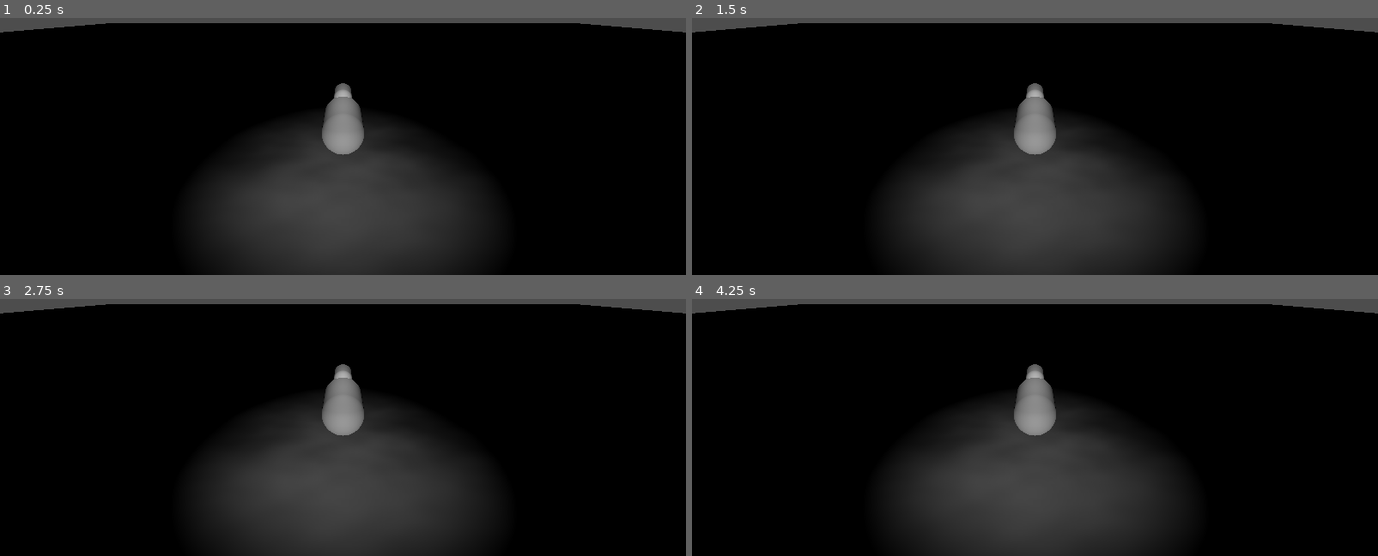
Above: before the commit, frames 1-4 (two rows, left to right).
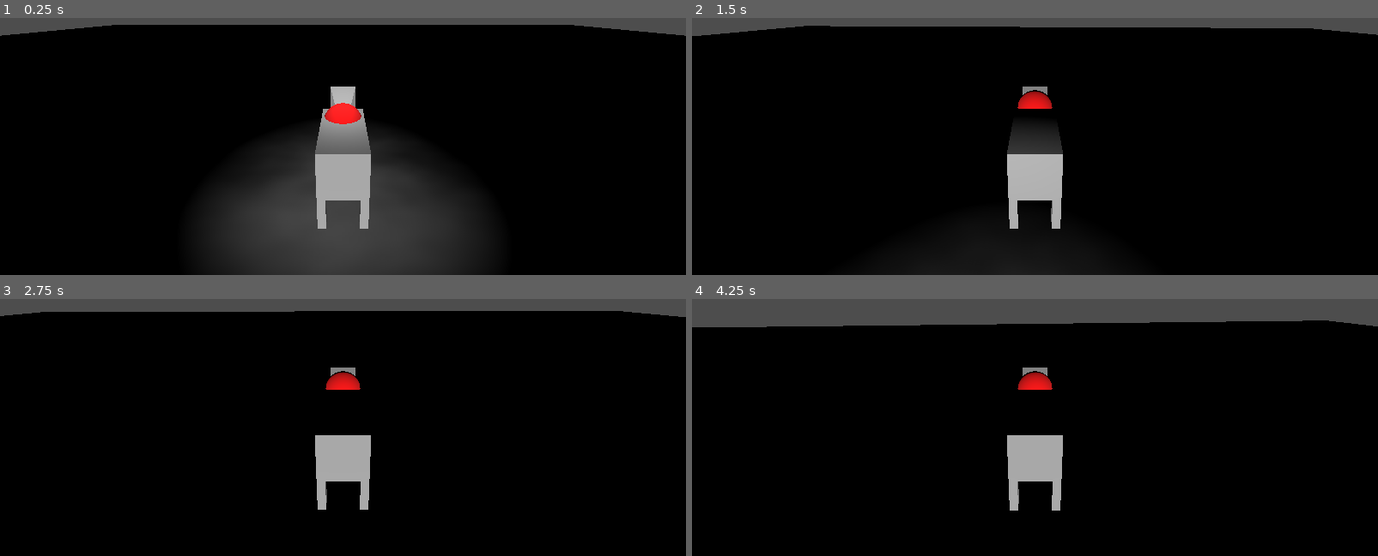
Above: after the commit, the same moments.

Repository: BillyJoelsNightmareExplosion/rogue-rac
Game: Godot game, scene res://main.tscn
Two runs of this game, one before a commit and one after it. Both use one fixed random seed, a clock stepped at 60 frames per second and the inputs below.
Inputs (mouse positions are in pixels of both pictures, inside the frame that each line leads up to):
- Up to frame 1 (0.25 s): no input
- Up to frame 2 (1.5 s): tap Enter (ui_accept) at 0.5, 0.77 s; move the mouse to (1069, 82) at 0.52 s; press the mouse at (1069, 82) at 0.53 s; hold Up (ui_up) from 0.53 s (still down); tap Shift (sprint) at 0.8, 1.35 s; move the mouse to (1000, 84) at 1.27 s; release the mouse at (1000, 84) at 1.28 s
- Up to frame 3 (2.75 s): keep holding Up (ui_up); tap Enter (ui_accept) at 1.52 s; click (308, 365) at 1.55 s; move the mouse to (356, 358) at 2.02 s; press the mouse at (356, 358) at 2.03 s; tap Shift (sprint) at 2.3 s
- Up to frame 4 (4.25 s): keep holding Up (ui_up); tap Enter (ui_accept) at 2.75, 3.02, 3.77 s; move the mouse to (1028, 370) at 2.77 s; release the mouse at (1028, 370) at 2.78 s; tap Shift (sprint) at 2.85, 3.8 s; click (1028, 370) at 3.05 s; move the mouse to (1083, 368) at 3.52 s; press the mouse at (1083, 368) at 3.53 s

The runs differ from the first frame. In frame 1, 3.7% of the frame differs, in the area x 0-100%, y 2-82%; in frame 2, 19%; in frame 3, 22%; in frame 4, 27%, in the area x 0-100%, y 2-100%.
Error before the commit: Parse Error: Used tab character for indentation instead of space as used before in the file. (res://player/player.gd:44)

Commit message:
adds test player model for debug, wip char script

Diff:
--- a/player/player.gd
+++ b/player/player.gd
@@ -16,25 +16,27 @@
 var gravity = ProjectSettings.get_setting("physics/3d/default_gravity")
 
 enum MoveStates {
-    WALK,
-    SPRINT,
-    COMBAT
+	WALK,
+	SPRINT,
+	COMBAT
 }
 
 var move_state = MoveStates.WALK
 var speed = WALK_SPEED
 var erosion_momentum = 0.9
 
+var look_pos_last = Vector3(0,0,-1)
 
 func _input(event):
-    if event.is_action_pressed("attack"):
-        move_state = MoveStates.COMBAT
-    elif event.is_action_pressed("sprint"):
-        move_state = MoveStates.SPRINT
+	if event.is_action_pressed("attack"):
+		move_state = MoveStates.COMBAT
+		print("attack")
+	elif event.is_action_pressed("sprint"):
+		move_state = MoveStates.SPRINT
 
-    #get mouse input for camera rotation
-    if event is InputEventMouseMotion:
-        rotate_y(deg_to_rad(-event.relative.x * LOOK_SENSITVITY  * 0.5))
+	#get mouse input for camera rotation
+	if event is InputEventMouseMotion:
+		rotate_y(deg_to_rad(-event.relative.x * LOOK_SENSITVITY  * 0.5))
 #        head.rotation_degrees.y = clamp(head.rotation_degrees.y, -1 * MAX_HEAD_TURN, MAX_HEAD_TURN)
 #        rotate_y(deg_to_rad(-event.relative.x * LOOK_SENSITVITY))
 #        # code for up/down look
@@ -53,27 +55,32 @@
 	# Get the input direction and handle the movement/deceleration.
 	# As good practice, you should replace UI actions with custom gameplay actions.
 	var input_dir = Input.get_vector("ui_left", "ui_right", "ui_up", "ui_down")
+	input_dir = Vector3(input_dir.x, 0, input_dir.y)
 
-    # slows instantly, TODO fix
-    speed = RUN_SPEED if Input.is_action_pressed("sprint") else WALK_SPEED
-
-    var direction = Vector3(input_dir.x, 0, input_dir.y).normalized()
-    var forward_vector = Vector3.FORWARD.rotated(Vector3.UP, rotation.y)
-
-    print(direction)
-
-    if direction:
-        velocity.x = clamp(velocity.x * erosion_momentum + direction.x, -1 * speed, speed)
-        velocity.z = clamp(velocity.z * erosion_momentum + direction.z, -1 * speed, speed)
+	# slows instantly, TODO fix
+	speed = RUN_SPEED if Input.is_action_pressed("sprint") else WALK_SPEED
 
 
-        if move_state != MoveStates.COMBAT:
-            var alignmentFactor = (forward_vector.dot(direction) - 1) / -2
-            # (alignmentFactor * 0.3) + 0.1 the less aligned the new and old direction are,
-            #  the faster we want to turn - long live Squirreling Away
-            look_at(forward_vector.lerp(direction, (alignmentFactor * 0.3) + 0.1) + position)
-    else:
-        velocity.x = move_toward(velocity.x, 0, speed)
-        velocity.z = move_toward(velocity.z, 0, speed)
+	# var direction = Vector3(input_dir.x, 0, input_dir.y).normalized()
+	var direction = (transform.basis * input_dir).normalized()
+	var forward_vector = Vector3.FORWARD.rotated(Vector3.UP, rotation.y)
 
-    move_and_slide()
+	if direction:
+		velocity.x = clamp(velocity.x * erosion_momentum + direction.x, -1 * speed, speed)
+		velocity.z = clamp(velocity.z * erosion_momentum + direction.z, -1 * speed, speed)
+
+		if move_state != MoveStates.COMBAT:
+			var alignmentFactor = (forward_vector.dot(direction) - 1) / -2
+			# (alignmentFactor * 0.3) + 0.1 the less aligned the new and old direction are,
+			#  the faster we want to turn - long live Squirreling Away
+			# print(direction)
+			$debug_sphere.position = input_dir
+			$body_collision.look_at($debug_sphere.global_position)
+		else:
+			$body_collision.look_at(global_position + Vector3.FORWARD)
+		# $CollisionShape3D.look_at(forward_vector)
+	else:
+		velocity.x = move_toward(velocity.x, 0, speed)
+		velocity.z = move_toward(velocity.z, 0, speed)
+
+	move_and_slide()
--- a/player/player.tscn
+++ b/player/player.tscn
@@ -1,29 +1,29 @@
-[gd_scene load_steps=5 format=3 uid="uid://bchicofmfg3wr"]
+[gd_scene load_steps=6 format=3 uid="uid://bchicofmfg3wr"]
 
 [ext_resource type="Script" path="res://player/player.gd" id="1_k76d7"]
+[ext_resource type="ArrayMesh" uid="uid://f4y2h0qnluoy" path="res://player/test_mesh.obj" id="2_imofi"]
 
-[sub_resource type="CapsuleShape3D" id="CapsuleShape3D_mlq5x"]
+[sub_resource type="StandardMaterial3D" id="StandardMaterial3D_to2og"]
+albedo_color = Color(1, 0.0235294, 0.0313726, 1)
 
-[sub_resource type="CapsuleMesh" id="CapsuleMesh_3o7ji"]
+[sub_resource type="SphereMesh" id="SphereMesh_d6ht3"]
+material = SubResource("StandardMaterial3D_to2og")
 
-[sub_resource type="CapsuleMesh" id="CapsuleMesh_kjbs6"]
+[sub_resource type="ConvexPolygonShape3D" id="ConvexPolygonShape3D_s6stq"]
+points = PackedVector3Array(0.415362, 0.548676, -1.27959, -0.5282, -1.58156, -0.429789, -0.407172, -1.19321, -1.3766, 0.5282, -1.56553, -0.42053, -0.5282, 0.17716, 1.65307, 0.5282, -1.56553, 1.63028, 0.5282, 0.166123, 1.63028, -0.407172, 0.548676, -1.3766, -0.5282, -1.58156, 1.65307, 0.415362, -1.19321, -1.3766, -0.5282, 0.17716, -0.429789, 0.5282, 0.166123, -0.42053, 0.415362, 0.548676, -1.3766, -0.407172, 0.548676, -1.27959)
 
 [node name="player" type="CharacterBody3D"]
 script = ExtResource("1_k76d7")
 
-[node name="CollisionShape3D" type="CollisionShape3D" parent="."]
-transform = Transform3D(1, 0, 0, 0, -4.37114e-08, -1, 0, 1, -4.37114e-08, 0, 0, 0)
-shape = SubResource("CapsuleShape3D_mlq5x")
+[node name="debug_sphere" type="MeshInstance3D" parent="."]
+mesh = SubResource("SphereMesh_d6ht3")
 
-[node name="MeshInstance3D" type="MeshInstance3D" parent="CollisionShape3D"]
-mesh = SubResource("CapsuleMesh_3o7ji")
+[node name="Camera3D" type="Camera3D" parent="."]
+transform = Transform3D(1, 0, 0, 0, 0.95367, 0.300856, 0, -0.300856, 0.95367, 0, 2.888, 5.76131)
 
-[node name="Head" type="Node3D" parent="."]
-transform = Transform3D(1, 0, 0, 0, 1, 0, 0, 0, 1, 0, 0.38759, -1.01967)
+[node name="body_collision" type="CollisionShape3D" parent="."]
+shape = SubResource("ConvexPolygonShape3D_s6stq")
 
-[node name="HeadMesh" type="MeshInstance3D" parent="Head"]
-transform = Transform3D(0.5, 0, 0, 0, -2.18557e-08, -0.5, 0, 0.5, -2.18557e-08, 0, 0, 0)
-mesh = SubResource("CapsuleMesh_kjbs6")
-
-[node name="Camera3D" type="Camera3D" parent="Head"]
-transform = Transform3D(1, 0, 0, 0, 0.95367, 0.300856, 0, -0.300856, 0.95367, 0, 2.50041, 6.78098)
+[node name="body" type="MeshInstance3D" parent="body_collision"]
+mesh = ExtResource("2_imofi")
+skeleton = NodePath("../..")
Not shown, added: player/test_mesh.mtl
Not shown, added: player/test_mesh.obj
Not shown, added: player/test_mesh.obj.import
